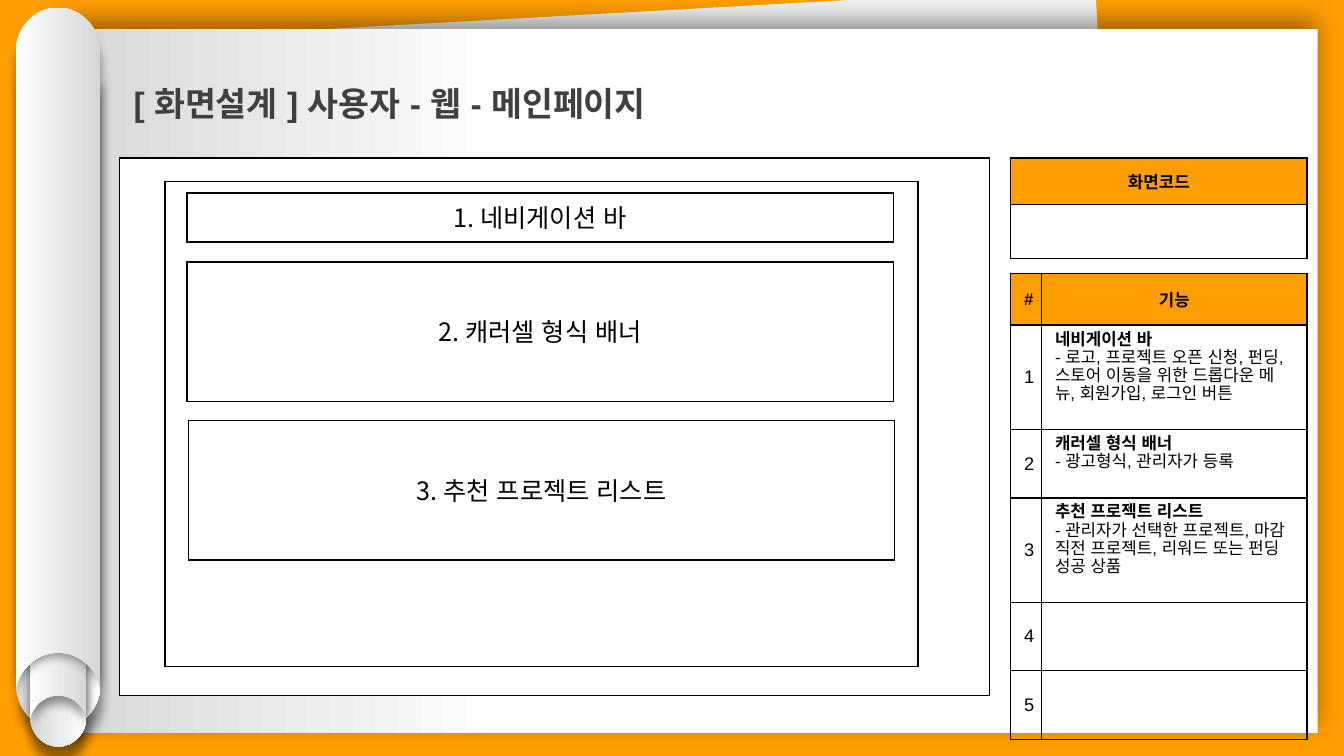
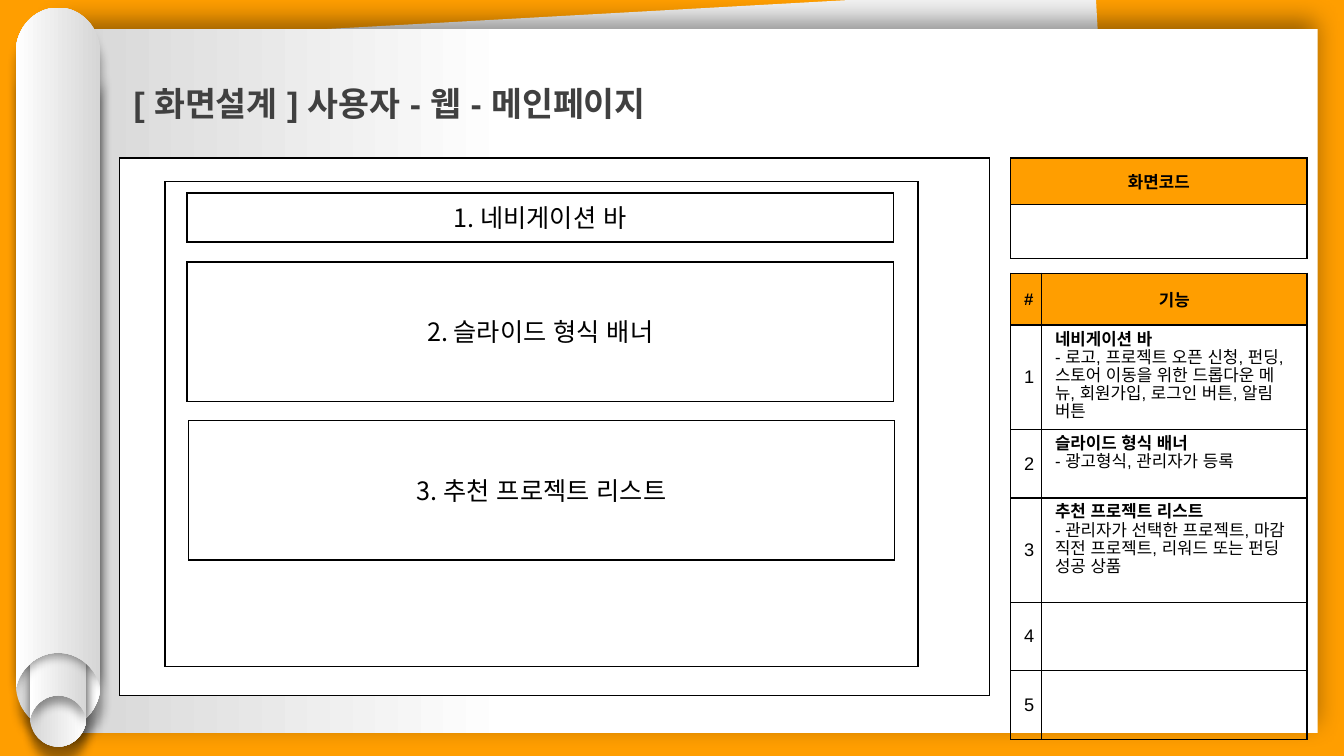
Before and after one commit to hhsw07/ezen-academy-projects, a slide deck: slide 2 of 0 발표용 파워포인트/project06 - 파워포인트 종합 - 형준.pptx. Drawn at 1344x756 pixels with LibreOffice and Linux fonts; fonts in the diff are those of the drawing. Boxes give left, top, right and bottom in pixels: in the first picture for what was removed or moved away, otherwise in the second. Text is boxed around its words. In the diff, an @@ line names an element or a change of style, - is before the commit and + after.

```diff
--- a/0 발표용 파워포인트/project06 - 파워포인트 종합 - 형준.pptx
+++ b/0 발표용 파워포인트/project06 - 파워포인트 종합 - 형준.pptx
@@ table at [1011,273,1308,739] @@
-row 2, column 2: 네비게이션 바 / - 로고, 프로젝트 오픈 신청, 펀딩, 스토어 이동을 위한 드롭다운 메뉴, 회원가입, 로그인 버튼
+row 2, column 2: 네비게이션 바 / - 로고, 프로젝트 오픈 신청, 펀딩, 스토어 이동을 위한 드롭다운 메뉴, 회원가입, 로그인 버튼, 알림 버튼
-row 3, column 2: 캐러셀 형식 배너 / - 광고형식, 관리자가 등록
+row 3, column 2: 슬라이드 형식 배너 / - 광고형식, 관리자가 등록
@@ text in rectangle at [427,320,653,343]: text changed @@
-2. 캐러셀 형식 배너
+2. 슬라이드 형식 배너
```
Also in this commit, not shown: 16 other slides changed, 5 slides added, 4 slides removed.
